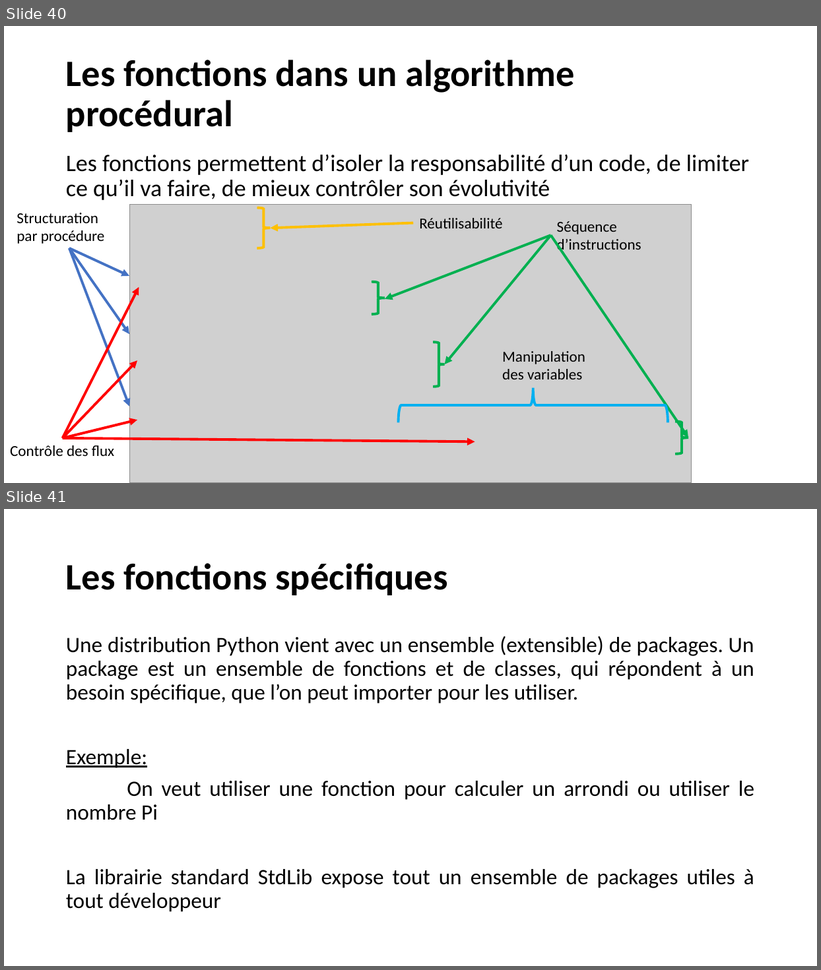
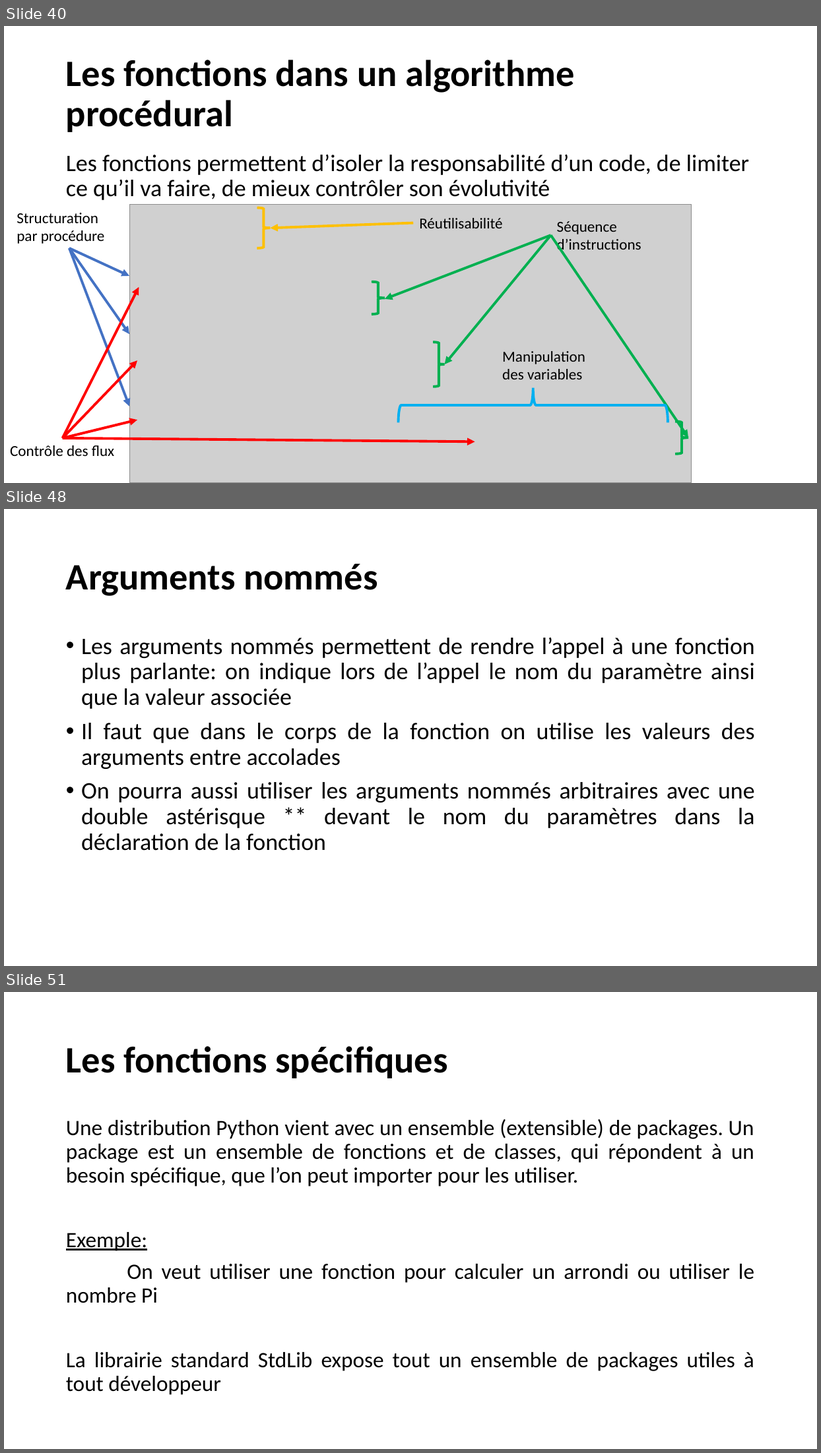
Before and after one commit to AAFINSYS/Formation-Cegos-Python-LI248, a slide deck: Python init ib LI248.pptx. Shown one above the other, each under a label of ours: slides 40 and 41 before the commit, slides 40, 48 and 51 after it; the slides between them are not shown. The pictures are 821x970 and 821x1453 pixels, drawn with LibreOffice and Linux fonts; fonts in the diff are those of the drawing; grey boxes stand for pictures; background and template pictures are left out. Boxes give left, top, right and bottom in pixels: in the first picture for what was removed or moved away, otherwise in the second. Text is boxed around its words. In the diff, an @@ line names an element or a change of style, - is before the commit and + after.

```diff
--- a/Python init ib LI248.pptx
+++ b/Python init ib LI248.pptx
@@ slide 48 added at (4,509,817,966), background picture (left out) @@
@@ title added at (66,564,378,596), 44 pt, text #000000, bold @@
+Arguments nommés
@@ text added at (81,638,755,851), 28 pt, text #000000 @@
+• Les arguments nommés permettent de rendre l’appel à une fonction plus parlante: on indique lors de l’appel le nom du paramètre ainsi que la valeur associée
+• Il faut que dans le corps de la fonction on utilise les valeurs des arguments entre accolades
+• On pourra aussi utiliser les arguments nommés arbitraires avec une double astérisque ** devant le nom du paramètres dans la déclaration de la fonction
@@ what was slide 41 is now slide 51 @@
```
Also in this commit, not shown: 6 slides changed, 10 other slides added, 1 slide removed.
